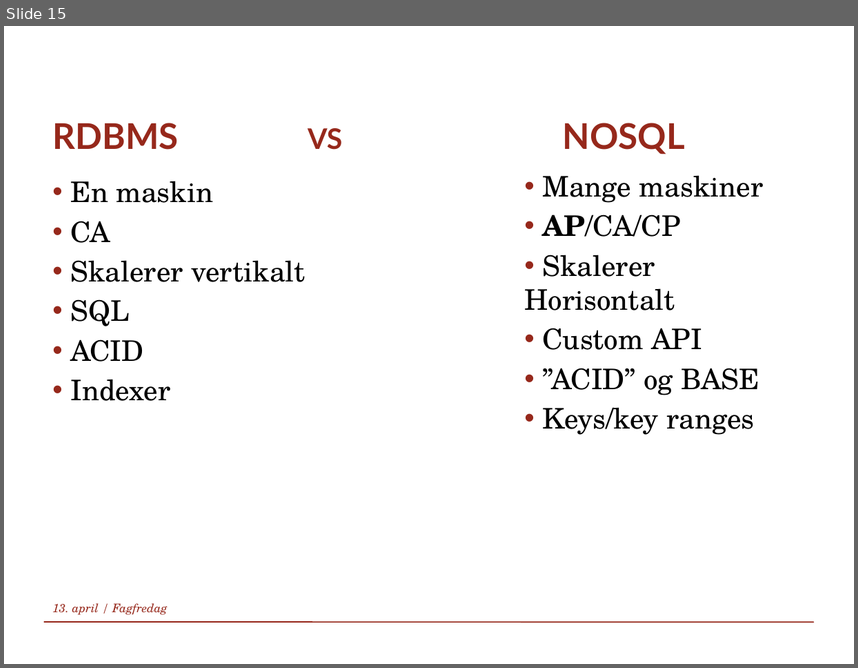
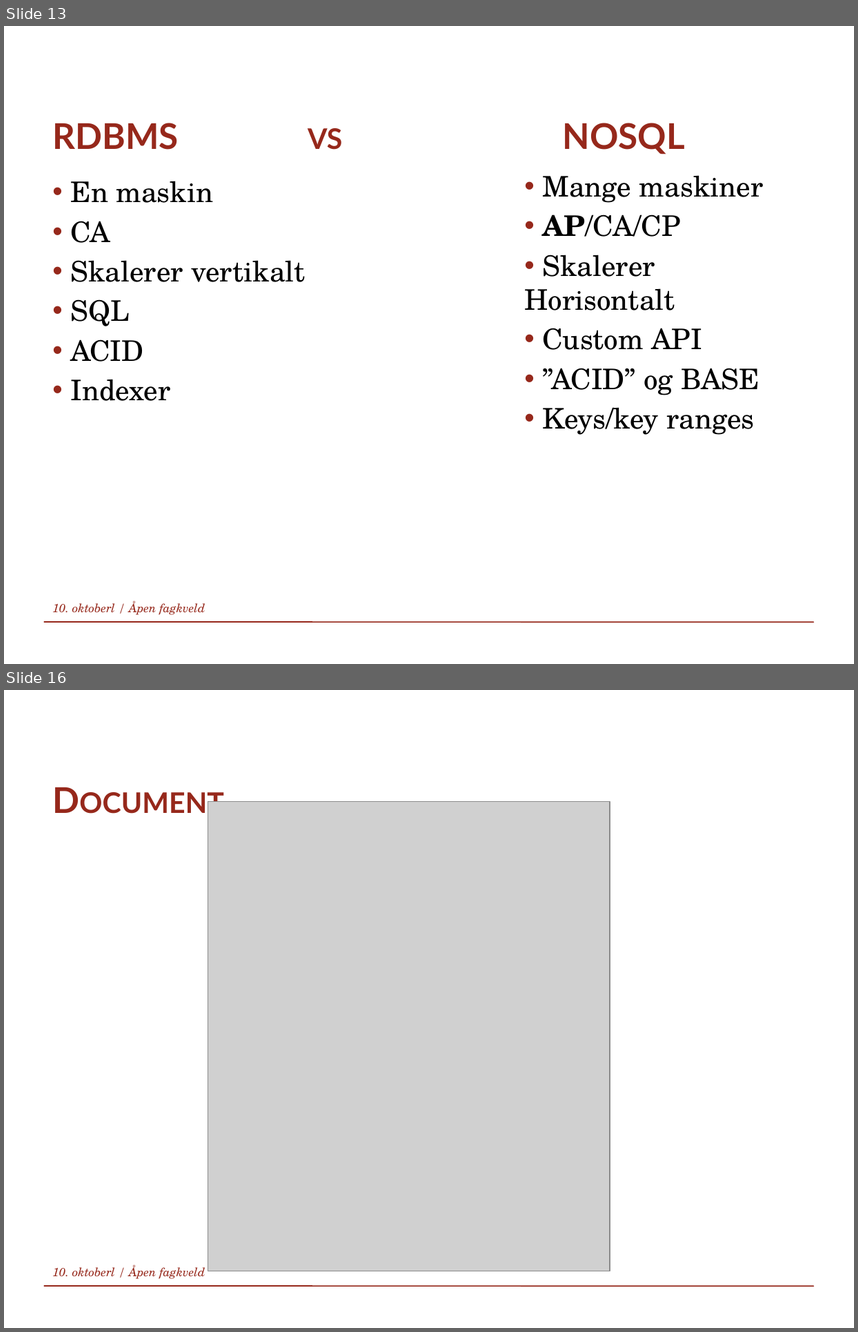
Before and after one commit to mariusin79/FagkveldOktober, a slide deck: Slides/Polyglot persistence.pptx. Shown one above the other, each under a label of ours: slide 15 before the commit, slides 13 and 16 after it; the slides between them are not shown. The pictures are 858x668 and 858x1332 pixels, drawn with LibreOffice and Linux fonts; fonts in the diff are those of the drawing; grey boxes stand for pictures; background and template pictures are left out. Boxes give left, top, right and bottom in pixels: in the first picture for what was removed or moved away, otherwise in the second. Text is boxed around its words. In the diff, an @@ line names an element or a change of style, - is before the commit and + after.

```diff
--- a/Slides/Polyglot persistence.pptx
+++ b/Slides/Polyglot persistence.pptx
@@ slide 16 added at [4,690,854,1328], background #FFFFFF; not listed: 1 template element that a slide beside it also shows @@
@@ title added at [44,773,813,825], 30 pt, text #96281B, bold, small capitals @@
+Document
@@ picture added at [208,801,609,1270] @@
@@ text added at [52,1264,205,1279], 10 pt, text #96281B, italic @@
+10. oktoberl / Åpen fagkveld
@@ what was slide 15 is now slide 13 @@
@@ slide 13 changed as well @@
@@ text at [52,600,205,615]: text changed @@
-13. april / Fagfredag
+10. oktoberl / Åpen fagkveld
```
Also in this commit, not shown: 7 other slides changed, 15 other slides added, 6 slides removed.
